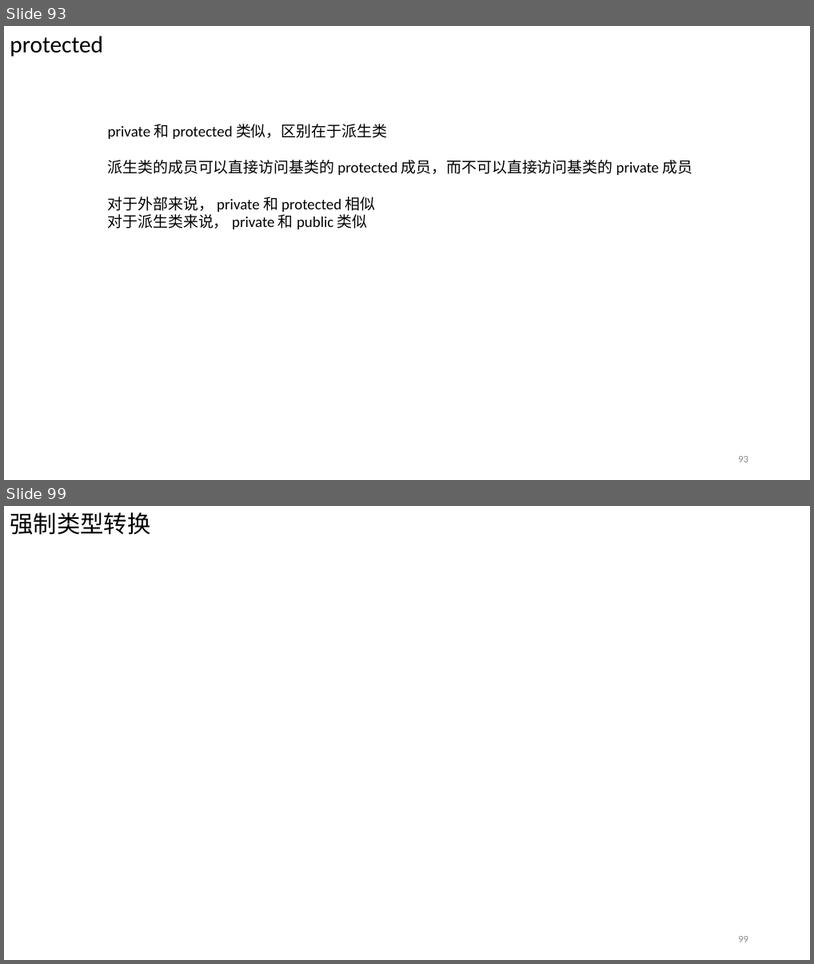
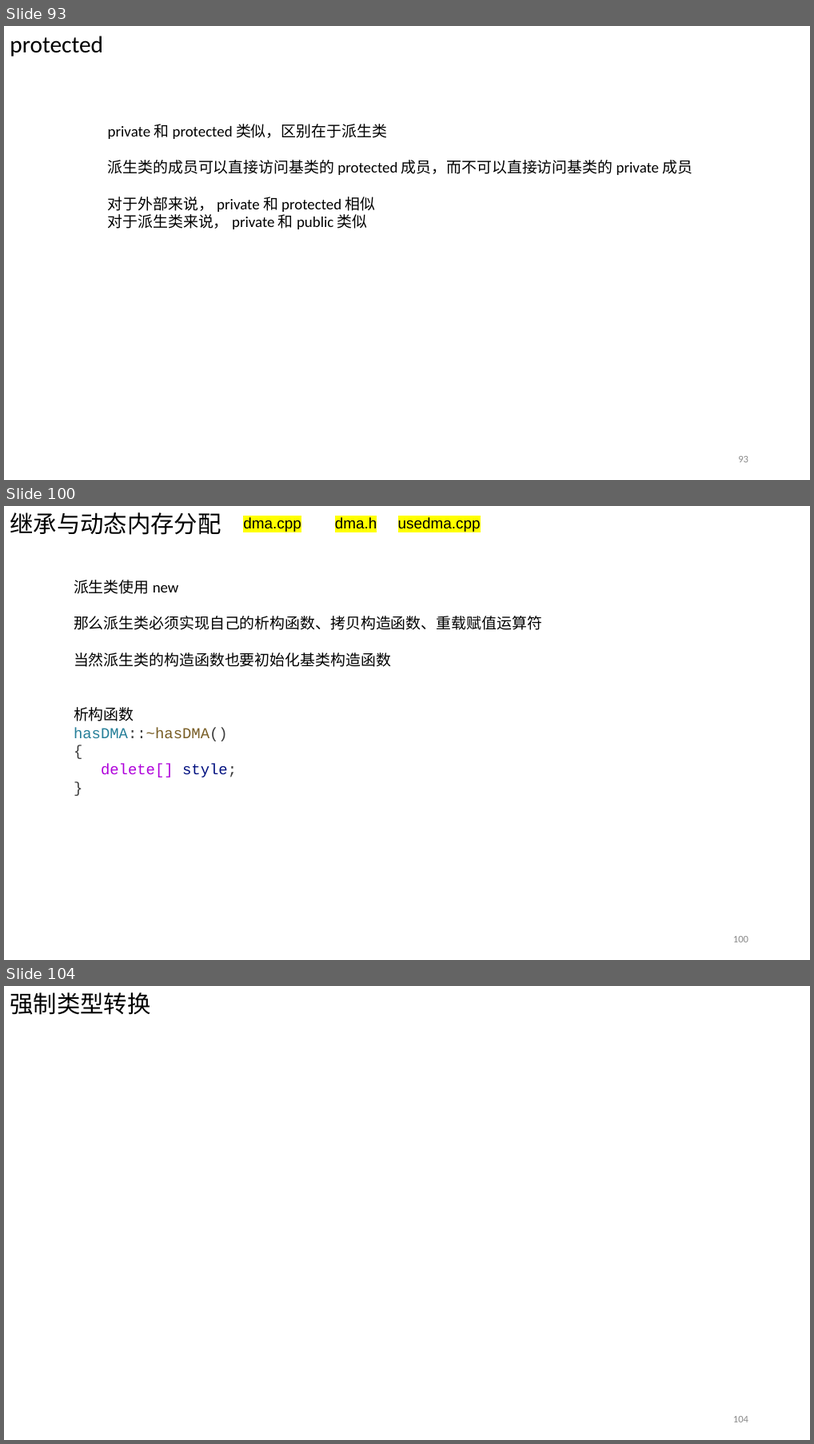
Before and after one commit to Chao200/CPP_Primer_Plus, a slide deck: C++ Primer Plus.pptx. Shown one above the other, each under a label of ours: slides 93 and 99 before the commit, slides 93, 100 and 104 after it; the slides between them are not shown. The pictures are 814x964 and 814x1444 pixels, drawn with LibreOffice and Linux fonts; fonts in the diff are those of the drawing. Boxes give left, top, right and bottom in pixels: in the first picture for what was removed or moved away, otherwise in the second. Text is boxed around its words. In the diff, an @@ line names an element or a change of style, - is before the commit and + after.

```diff
--- a/C++ Primer Plus.pptx
+++ b/C++ Primer Plus.pptx
@@ slide 100 added at (4,506,810,960), background #FFFFFF @@
@@ text added at (10,512,221,535), 28 pt, text #000000 @@
+继承与动态内存分配
@@ text added at (243,517,481,532), 18 pt, text #000000 @@
+dma.cpp dma.h usedma.cpp
@@ text added at (74,580,542,777), 18 pt, text #000000 @@
+派生类使用 new
+那么派生类必须实现自己的析构函数、拷贝构造函数、重载赋值运算符
+当然派生类的构造函数也要初始化基类构造函数
+析构函数
+hasDMA::~hasDMA()
+{
+delete[] style;
+}
@@ page number added at (734,936,749,942), 12 pt, text #8C8C8C @@
+100
@@ what was slide 99 is now slide 104 @@
@@ page number at (734,1416,749,1422): text changed @@
-99
+104
```
Also in this commit, not shown: 9 other slides added, 5 slides removed.
